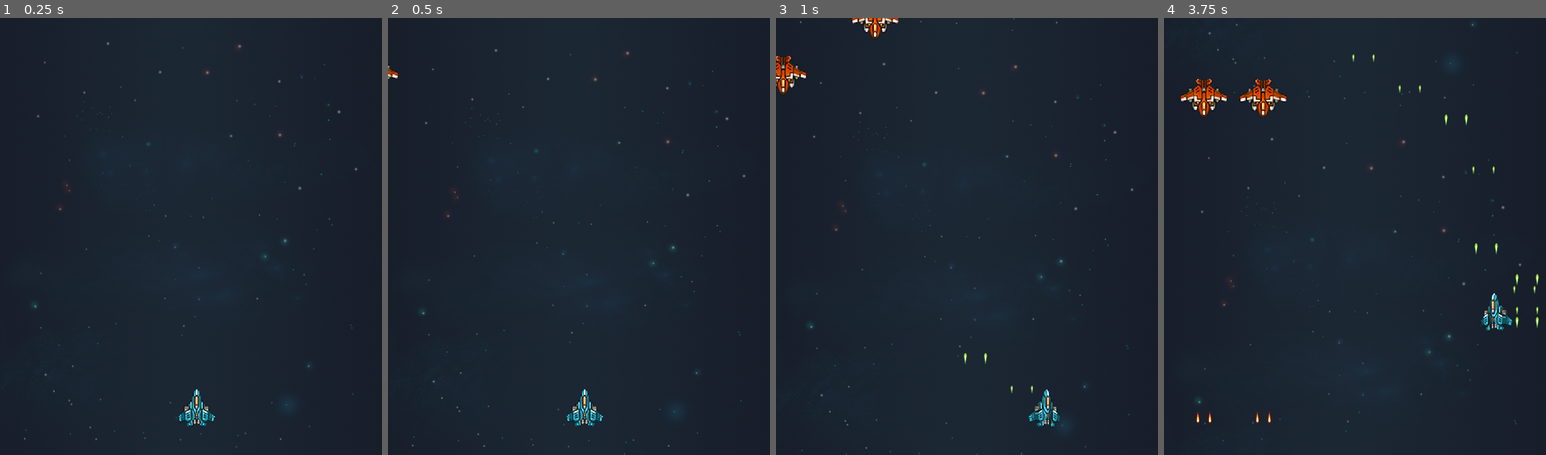
Above: before the commit, frames 1-4 (left to right).
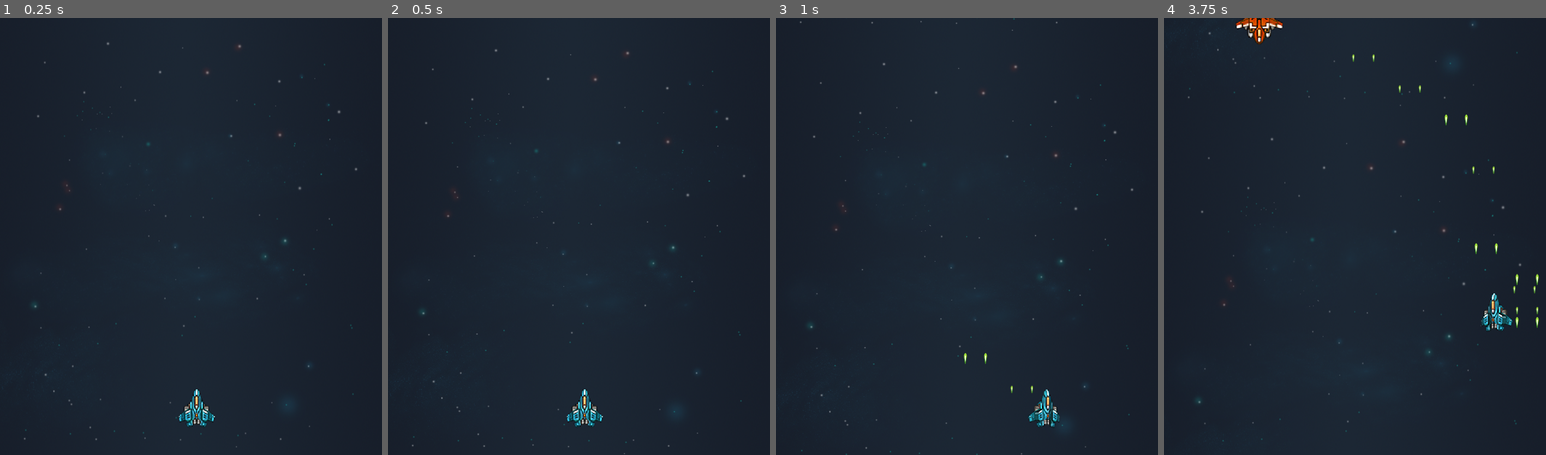
Above: after the commit, the same moments.

Repository: M4L3N4B/ISCS-ShootEmUp
Game: Godot game, scene res://scenes/level.tscn
The game is run twice, just before and just after one commit, with the same random seed, the same clock (stepped at 60 frames per second) and the same inputs.
Inputs:
- Up to frame 1 (0.25 s): no input
- Up to frame 2 (0.5 s): no input
- Up to frame 3 (1 s): hold D (Right) from 0.53 s (still down); hold F (Fire) from 0.53 s (still down)
- Up to frame 4 (3.75 s): release D (Right) at 1.28 s; release F (Fire) at 1.28 s; hold S (Down) 1.28-2.03 s; tap F (Fire) at 1.35, 2.85 s; hold D (Right) 2.03-2.78 s; hold F (Fire) 2.03-2.78 s; hold W (Up) 2.78-3.53 s; hold A (Left) from 3.53 s (still down); hold F (Fire) from 3.53 s (still down)

Frame 1 is identical in both runs. In frame 2, less than 0.1% of the frame differs, in the area x 0-3%, y 10-14%; in frame 3, 0.7%; in frame 4, 1.6%, in the area x 4-33%, y 0-93%.

Commit message:
added enemy spawner script and made changes to collision

Diff:
--- a/scenes/enemy/enemyBullet.tscn
+++ b/scenes/enemy/enemyBullet.tscn
@@ -52,7 +52,7 @@
 "duration": 1.0,
 "texture": ExtResource("12_tpoxu")
 }],
-"loop": true,
+"loop": false,
 "name": &"explode",
 "speed": 10.0
 }, {
--- a/scenes/level.tscn
+++ b/scenes/level.tscn
@@ -3,6 +3,7 @@
 [ext_resource type="Texture2D" uid="uid://bhriopcof4dte" path="res://assets/SpaceRage/BG.png" id="1_2q6dc"]
 [ext_resource type="PackedScene" uid="uid://drpd3p6ulghka" path="res://scenes/enemy/enemy.tscn" id="2_w7c3h"]
 [ext_resource type="PackedScene" uid="uid://c8emdavkhvib6" path="res://scenes/player.tscn" id="2_w8frs"]
+[ext_resource type="Script" uid="uid://bxodkxudcrfpi" path="res://scripts/enemy_spawner.gd" id="3_mx8sn"]
 
 [node name="Level" type="Node2D" unique_id=1582846004]
 
@@ -17,8 +18,6 @@
 [node name="Player" parent="." unique_id=238055065 instance=ExtResource("2_w8frs")]
 position = Vector2(360, 716)
 
-[node name="Enemy" parent="." unique_id=2141922867 instance=ExtResource("2_w7c3h")]
-position = Vector2(181.99998, -96)
-
-[node name="Enemy2" parent="." unique_id=1131184739 instance=ExtResource("2_w7c3h")]
-position = Vector2(-61.999985, 105)
+[node name="EnemySpawner" type="Node2D" parent="." unique_id=1819533206]
+script = ExtResource("3_mx8sn")
+enemy_scene = ExtResource("2_w7c3h")
--- a/scripts/enemy.gd
+++ b/scripts/enemy.gd
@@ -11,6 +11,7 @@
 @export var health := 50
 @export var margin_length := 25
 @export var speeds := Vector2(75, 100)
+@export var collision_damage := 25
 
 # Durations in seconds
 const mvmt_types := ["strafe_left", "strafe_right", "advance"]
@@ -30,6 +31,10 @@
 
 
 func _ready() -> void:
+	collision_layer = 2
+	collision_mask = 1
+	body_entered.connect(_on_body_entered)
+
 	var sprite_size = anim_sprite.sprite_frames.get_frame_texture("straight", 0).get_size() * scale
 	var true_margin_lengths = Vector2(margin_length, margin_length) + sprite_size/2
 
@@ -131,6 +136,14 @@
 
 #  ==== Collision-Related ====
 
+func _on_body_entered(body: Node2D) -> void:
+	if destroyed:
+		return
+	if body.has_method("take_damage"):
+		body.take_damage(collision_damage)
+	health = 0
+
+
 func shoot() -> void:
 	for marker in bullet_markers.get_children():
 		var bullet_item = bullet.instantiate()
--- a/scripts/enemy_bullet.gd
+++ b/scripts/enemy_bullet.gd
@@ -4,10 +4,14 @@
 @onready var collider := $CollisionShape2D
 @onready var anim_sprite := $AnimatedSprite2D
 @export var speed := 200
+const DAMAGE := 10
 var bottom_border: float
 var exploded := false
 
 func _ready():
+	collision_layer = 8
+	collision_mask = 1
+	body_entered.connect(_on_body_entered)
 	var height = anim_sprite.sprite_frames.get_frame_texture("flicker", 0).get_size().y * scale.y
 	bottom_border = get_viewport().size.y + height
 	anim_sprite.play("flicker")
@@ -21,7 +25,16 @@
 		queue_free()
 
 
+func _on_body_entered(body: Node2D) -> void:
+	if exploded:
+		return
+	if body.has_method("take_damage"):
+		body.take_damage(DAMAGE)
+	explode()
+
+
 func explode():
+	exploded = true
 	anim_sprite.play("explode")
 	collider.set_deferred("disabled", true)
 	await anim_sprite.animation_finished
--- /dev/null
+++ b/scripts/enemy_spawner.gd
@@ -0,0 +1,23 @@
+extends Node
+
+@export var enemy_scene: PackedScene
+@export var spawn_interval := 3.0
+@export var min_x := 50.0
+@export var max_x := 650.0
+@export var spawn_y := -60.0
+
+@onready var spawn_timer := Timer.new()
+
+
+func _ready():
+	spawn_timer.wait_time = spawn_interval
+	spawn_timer.one_shot = false
+	spawn_timer.timeout.connect(_on_spawn_timer_timeout)
+	add_child(spawn_timer)
+	spawn_timer.start()
+
+
+func _on_spawn_timer_timeout():
+	var enemy = enemy_scene.instantiate()
+	enemy.position = Vector2(randf_range(min_x, max_x), spawn_y)
+	get_parent().add_child(enemy)
--- a/scripts/player.gd
+++ b/scripts/player.gd
@@ -13,6 +13,7 @@
 var last_direction = 0
 var health = 100
 var canShoot = true
+var destroyed := false
 
 # The functions are arranged as follows:
 # 1. Movement-related
@@ -22,7 +23,13 @@
 
 # Movement-related Functions
 
+func _ready() -> void:
+	collision_layer = 1
+	collision_mask = 0
+
 func _physics_process(_delta: float) -> void:
+	if destroyed:
+		return
 	var movement = Vector2.ZERO
 
 	if Input.is_action_pressed("Up"):
@@ -64,16 +71,20 @@
 # Collision-related Functions
 
 func take_damage(damage: int) -> void:
+	if destroyed:
+		return
 	health -= damage
 	is_health_zero()
 
 func is_health_zero() -> void:
-	if health == 0:
+	if health <= 0 and not destroyed:
+		destroyed = true
 		explode()
 		shoot_timer.stop()
 		canShoot = false
 
 func explode() -> void:
+	$CollisionShape2D.set_deferred("disabled", true)
 	anim_sprite.play("explode")
 	await anim_sprite.animation_finished
 	queue_free()
@@ -81,6 +92,8 @@
 # Firing-related Functions
 
 func _process(_delta: float) -> void:
+	if destroyed:
+		return
 	if Input.is_action_pressed("Fire") and canShoot:
 		shoot()
 
--- a/scripts/player_bullet.gd
+++ b/scripts/player_bullet.gd
@@ -4,11 +4,26 @@
 
 @onready var anim_sprite = $AnimatedSprite2D
 const SPEED = 200
+const DAMAGE = 25
 var top_border: float
+var hit := false
+
+func _ready():
+	collision_layer = 4
+	collision_mask = 2
+	area_entered.connect(_on_area_entered)
+	anim_sprite.play("fire")
 
 func _physics_process(delta: float):
 	top_border = 0
 	position.y -= delta * SPEED
-	anim_sprite.play("fire")
 	if position.y < top_border:
 		queue_free()
+
+func _on_area_entered(area: Area2D) -> void:
+	if hit:
+		return
+	hit = true
+	if area.has_method("take_damage"):
+		area.take_damage(DAMAGE)
+	queue_free()
Not shown, added: scripts/enemy_spawner.gd.uid
